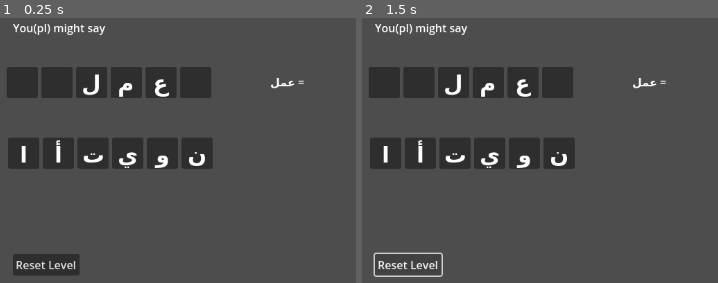
Above: before the commit, frames 1-2 (left to right).
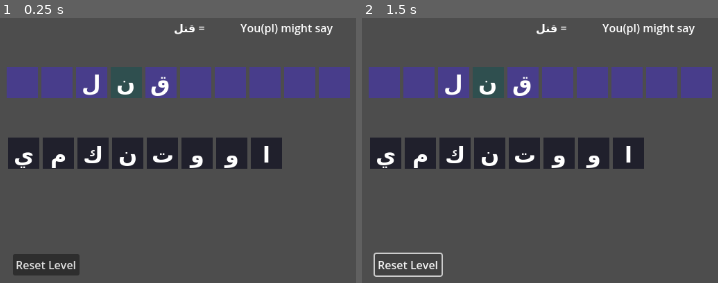
Above: after the commit, the same moments.

Repository: koljapluemer/egyptian-conjugator
Game: Godot game, scene res://scenes/game.tscn
Same seed, same stepped clock (60 frames per second), same inputs: the game is played once before the commit and once after it.
Inputs:
- Up to frame 1 (0.25 s): no input
- Up to frame 2 (1.5 s): tap Enter at 0.5 s; click "Reset Level" at 1.25 s

The runs differ from the first frame. In frame 1, 14% of the frame differs, in the area x 1-99%, y 2-57%; in frame 2, 14%.

Commit message:
(incorrectly) load exercises from json

Diff:
--- /dev/null
+++ b/classes/slot_type.gd
@@ -0,0 +1,2 @@
+class_name SLOT_TYPE
+enum {REPLACE, FILL, IMMUTABLE}
--- a/scenes/game.tscn
+++ b/scenes/game.tscn
@@ -10,9 +10,9 @@
 script = ExtResource("1_xgyef")
 
 [node name="Prompt" type="Label" parent="."]
-offset_left = 307.0
+offset_left = 635.0
 offset_top = 30.0
-offset_right = 413.0
+offset_right = 741.0
 offset_bottom = 53.0
 text = "do something"
 
@@ -24,10 +24,10 @@
 text = "Reset Level"
 
 [node name="Combined" type="Label" parent="."]
-offset_left = 622.0
-offset_top = 108.0
-offset_right = 728.0
-offset_bottom = 131.0
+offset_left = 478.0
+offset_top = 30.0
+offset_right = 584.0
+offset_bottom = 53.0
 text = "= lorem"
 horizontal_alignment = 2
 
--- a/scenes/scripts/draggable_slot.gd
+++ b/scenes/scripts/draggable_slot.gd
@@ -5,16 +5,23 @@
 
 var original_value = "X"
 var btn_label
+var btn_panel
 
 signal drag_finished
 
 func _init() -> void:
 	btn_label = BTN_LABEL.instantiate()
 	add_child(btn_label)
-	var panel = SLOT_PANEL.instantiate()
-	add_child(panel)
+	btn_panel = SLOT_PANEL.instantiate()
+	add_child(btn_panel)
 
-func set_values(text, parent):
+func set_values(text, parent, slot_type):
+	if slot_type == SLOT_TYPE.FILL:
+		btn_panel.color = Color.CADET_BLUE
+	if slot_type == SLOT_TYPE.REPLACE:
+		btn_panel.color = Color.DARK_SLATE_GRAY
+	else:
+		btn_panel.color = Color.DARK_SLATE_BLUE
 	original_value = text
 	btn_label.text = text
 
--- a/scenes/scripts/game_manager.gd
+++ b/scenes/scripts/game_manager.gd
@@ -10,8 +10,7 @@
 const EXERCISES_PATH = "res://data/execises.json"
 var exercises = []
 
-const BUTTONS = ["ا", "أ", "ت", "ي", "و", "ن"]
-const SLOTS = ["", "", "ل", "م", "ع", ""]
+
 
 var current_exercise_index: int
 
@@ -21,22 +20,6 @@
 
 # Called when the node enters the scene tree for the first time.
 func _ready() -> void:
-	# make drag slots
-	for i in range(SLOTS.size()):
-		var dragSlot = DRAG_SLOT.instantiate()
-		var textVal = SLOTS[i]
-		dragSlot.set_values(textVal, self)
-		dragSlot.position = Vector2(300 + i * 50, 100)
-		dragSlot.connect("drag_finished", _on_drag_finished)
-		add_child(dragSlot)
-		slotObjects.append(dragSlot)
-	# make drag buttons
-	for i in range(BUTTONS.size()):
-		var dragButton = DRAG_BUTTON.instantiate()
-		dragButton.set_values(BUTTONS[i])
-		dragButton.position = Vector2(300 + i * 50, 200)
-		add_child(dragButton)
-		buttonObjects.append(dragButton)
 	exercises = load_json_file(EXERCISES_PATH)
 	set_new_exercise()
 
@@ -55,6 +38,33 @@
 	current_exercise_index = randi() % exercises.size()
 	exercise = exercises[current_exercise_index]
 	prompt.text = exercise["EN"]
+
+		# make drag slots
+	for i in range(exercise["exercise_template"].size()):
+		var dragSlot = DRAG_SLOT.instantiate()
+		var textVal = exercise["exercise_template"][i][0]
+		if textVal == "_":
+			dragSlot.set_values('', self, SLOT_TYPE.FILL)
+		elif textVal == "X":
+			# in this case we want to communicate that we need to replace this letter, yes
+			# but also, we need to reverse engineer what the letter was at this point
+			textVal = exercise["EG_chars"][i]
+			dragSlot.set_values(textVal, self, SLOT_TYPE.REPLACE)
+		else:
+			dragSlot.set_values(textVal, self, SLOT_TYPE.IMMUTABLE)
+		dragSlot.position = Vector2(300 + i * 50, 100)
+		dragSlot.connect("drag_finished", _on_drag_finished)
+		add_child(dragSlot)
+		slotObjects.append(dragSlot)
+	# make drag buttons
+	for i in range(exercise["removed_letters"].size()):
+		var dragButton = DRAG_BUTTON.instantiate()
+		dragButton.set_values(exercise["removed_letters"][i])
+		dragButton.position = Vector2(300 + i * 50, 200)
+		add_child(dragButton)
+		buttonObjects.append(dragButton)
+	set_combined_label()
+
 
 func set_combined_label() -> void:
 	var combinedText = "= "
@@ -80,7 +90,7 @@
 	var solved = true
 	for i in range(slotObjects.size()):
 		var userSolution = slotObjects[i].btn_label.text
-		var correctSolution = exercise.solution[i]
+		var correctSolution = exercise["EG_script"][i]
 		print("comparing", userSolution, "with", correctSolution, "...")
 		if userSolution != correctSolution:
 			solved = false
--- a/scenes/slotPanel.tscn
+++ b/scenes/slotPanel.tscn
@@ -1,6 +1,6 @@
 [gd_scene format=3 uid="uid://b6g8fwexpcrp7"]
 
-[node name="Panel" type="Panel"]
+[node name="Panel" type="ColorRect"]
 show_behind_parent = true
 anchors_preset = 8
 anchor_left = 0.5
@@ -16,3 +16,4 @@
 size_flags_horizontal = 4
 size_flags_vertical = 4
 mouse_filter = 2
+color = Color(0.12549, 0.12549, 0.172549, 1)
Not shown, changed: TODO.md
